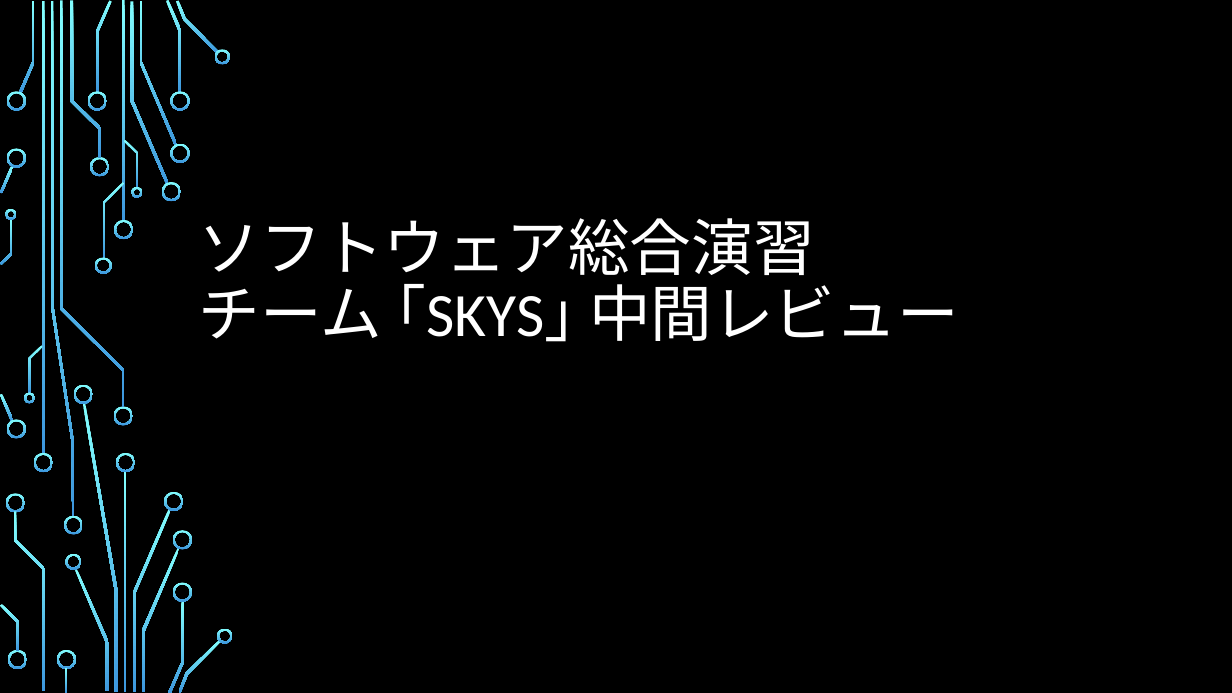
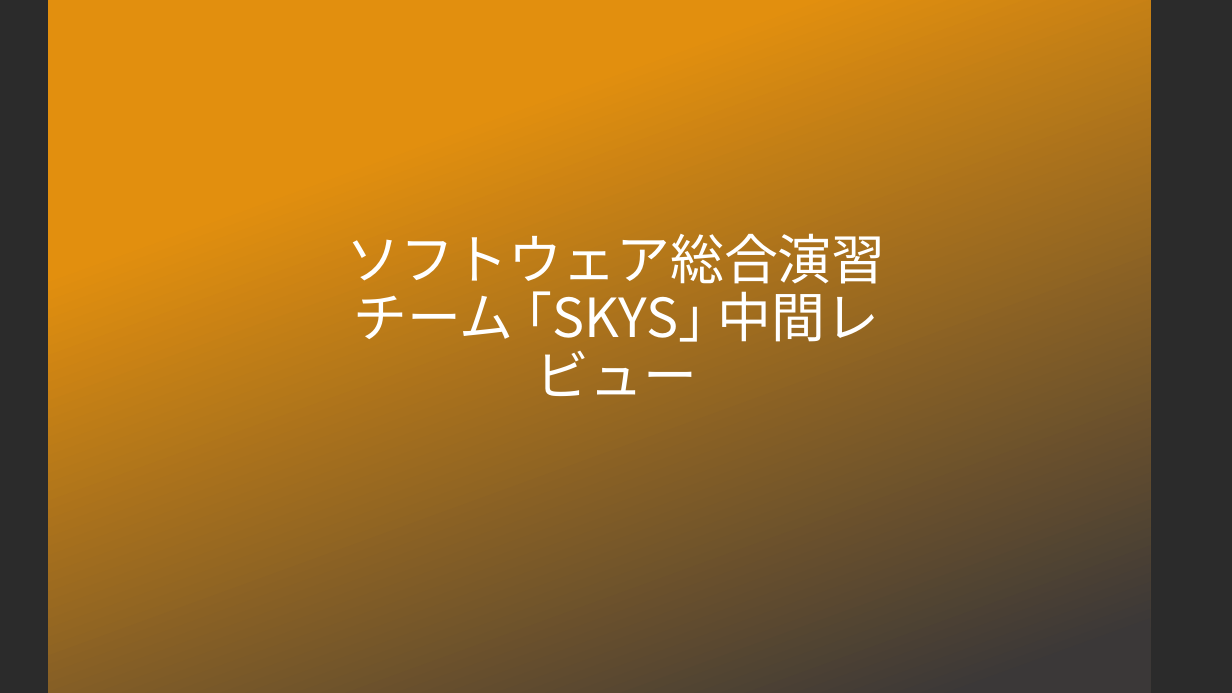
Before and after one commit to ie03-aizu-2019/ie03project-skys, a slide deck: slide 1 of Reports/Midterm.pptx. Drawn at 1232x693 pixels with LibreOffice and Linux fonts; fonts in the diff are those of the drawing; background and template pictures are left out; a plain dark background stands for a picture behind light text. Boxes give left, top, right and bottom in pixels: in the first picture for what was removed or moved away, otherwise in the second. Text is boxed around its words. In the diff, an @@ line names an element or a change of style, - is before the commit and + after.

Commit message:
update design

```diff
--- a/Reports/Midterm.pptx
+++ b/Reports/Midterm.pptx
@@ rectangle added at (48, 0, 1151, 693), fill gradient #E28F0E to #3B3838 @@
@@ title "ソフトウェア総合演習 チーム ｢SKYS｣ 中間レビュー": place and size @@
-title "ソフトウェア総合演習 チーム ｢SKYS｣ 中間レビュー" at (199, 218, 959, 342)
+title "ソフトウェア総合演習 チーム ｢SKYS｣ 中間レビュー" at (347, 233, 886, 396)
@@ title "ソフトウェア総合演習 チーム ｢SKYS｣ 中間レビュー" at (347, 233, 886, 396): size 48 to 42 pt, font Calibri to Noto Sans CJK JP; alignment left to centre @@
@@ group removed at (0, 0, 233, 693): 50 freeform shapes, 4 rectangles @@
```
Also in this commit, not shown: 16 other slides changed, 1 slide added.
